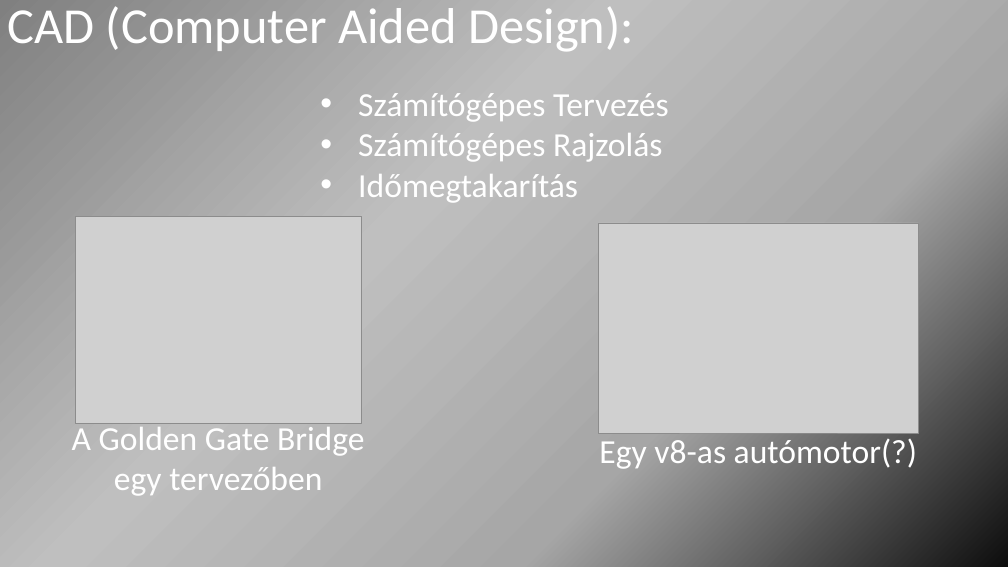
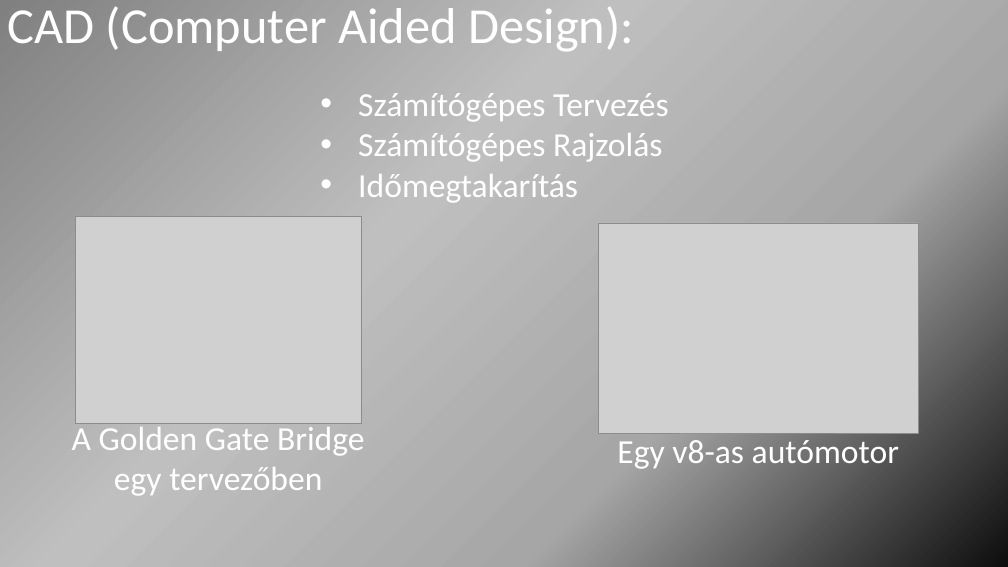
Before and after one commit to RCsSto/cad-cam-szunetment, a slide deck: slide 3 of cad_cam_adv.pptx. Drawn at 1008x567 pixels with LibreOffice and Linux fonts; fonts in the diff are those of the drawing; grey boxes stand for pictures. Boxes give left, top, right and bottom in pixels: in the first picture for what was removed or moved away, otherwise in the second. Text is boxed around its words. In the diff, an @@ line names an element or a change of style, - is before the commit and + after.

Commit message:
ppt update

```diff
--- a/cad_cam_adv.pptx
+++ b/cad_cam_adv.pptx
@@ text at (617,440,899,469): text changed @@
-Egy v8-as autómotor(?)
+Egy v8-as autómotor
```
Also in this commit, not shown: 2 other slides changed, 1 other file.
